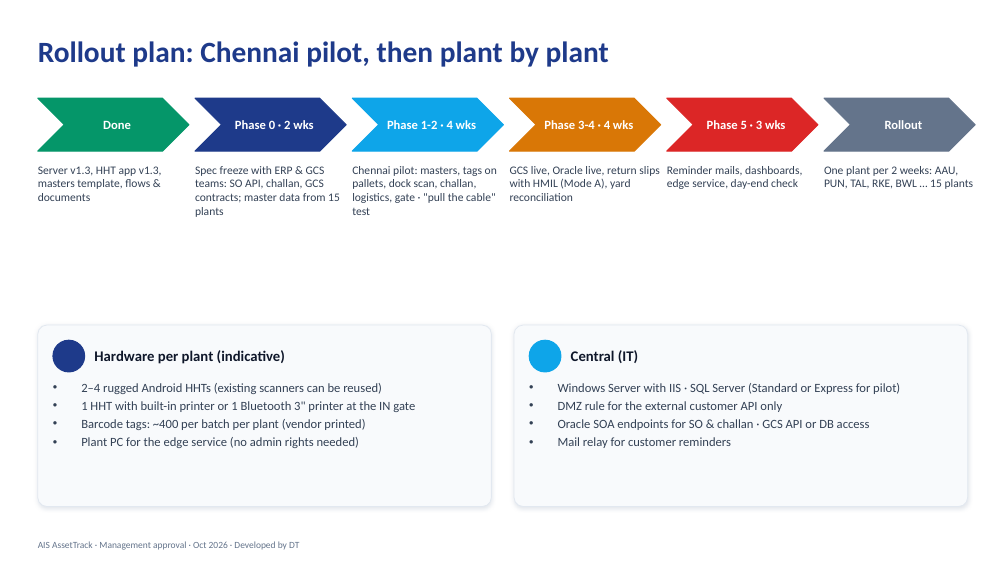
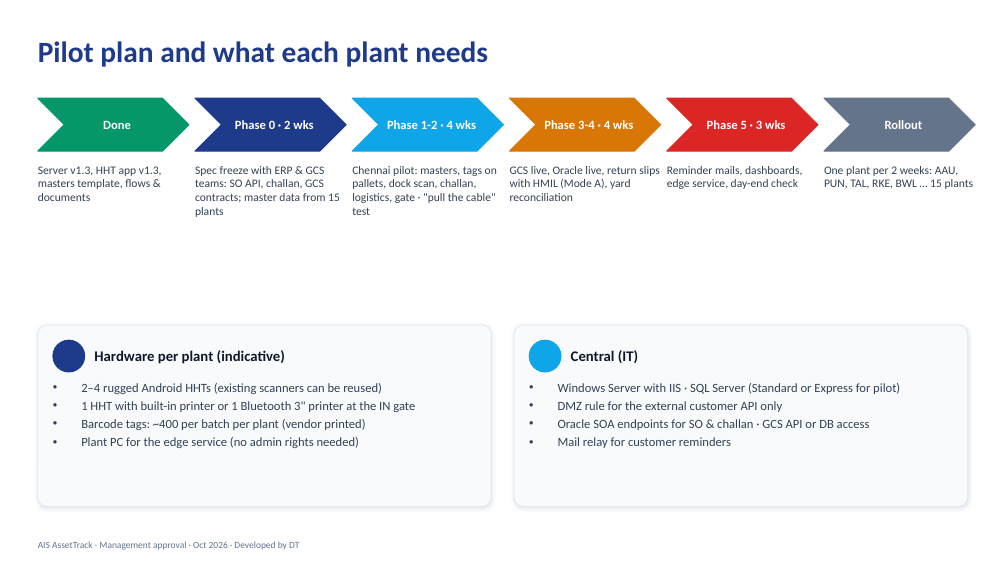
Before and after one commit to dhanaah/ais-assettrack, a slide deck: slide 22 of docs/AIS_AssetTrack_Management_Approval.pptx (slide 19 before the commit). Drawn at 1008x567 pixels with LibreOffice and Linux fonts; fonts in the diff are those of the drawing; background and template pictures are left out. Boxes give left, top, right and bottom in pixels: in the first picture for what was removed or moved away, otherwise in the second. Text is boxed around its words. In the diff, an @@ line names an element or a change of style, - is before the commit and + after.

```diff
--- a/docs/AIS_AssetTrack_Management_Approval.pptx
+++ b/docs/AIS_AssetTrack_Management_Approval.pptx
@@ title at bbox=[38, 41, 488, 67]: text changed @@
-Rollout plan: Chennai pilot, then plant by plant
+Pilot plan and what each plant needs
```
Also in this commit, not shown: 5 other slides changed, 3 slides added.
